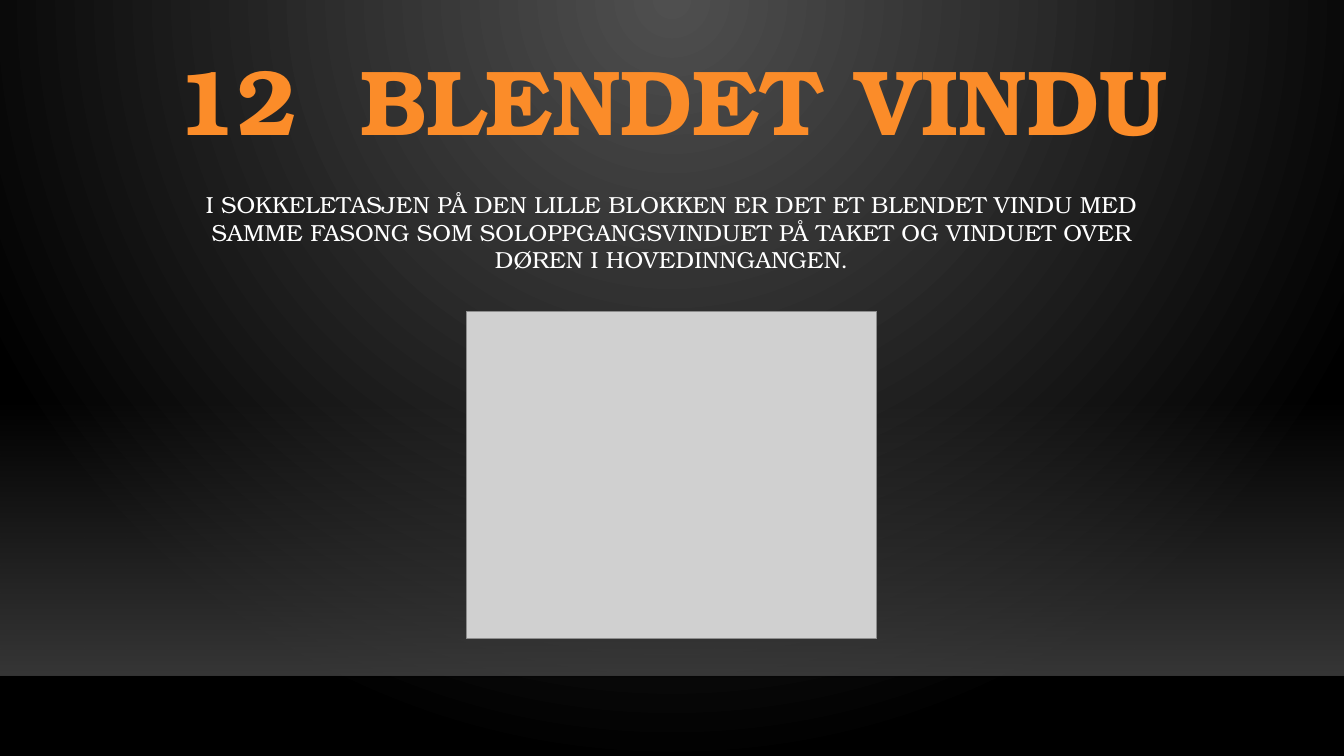
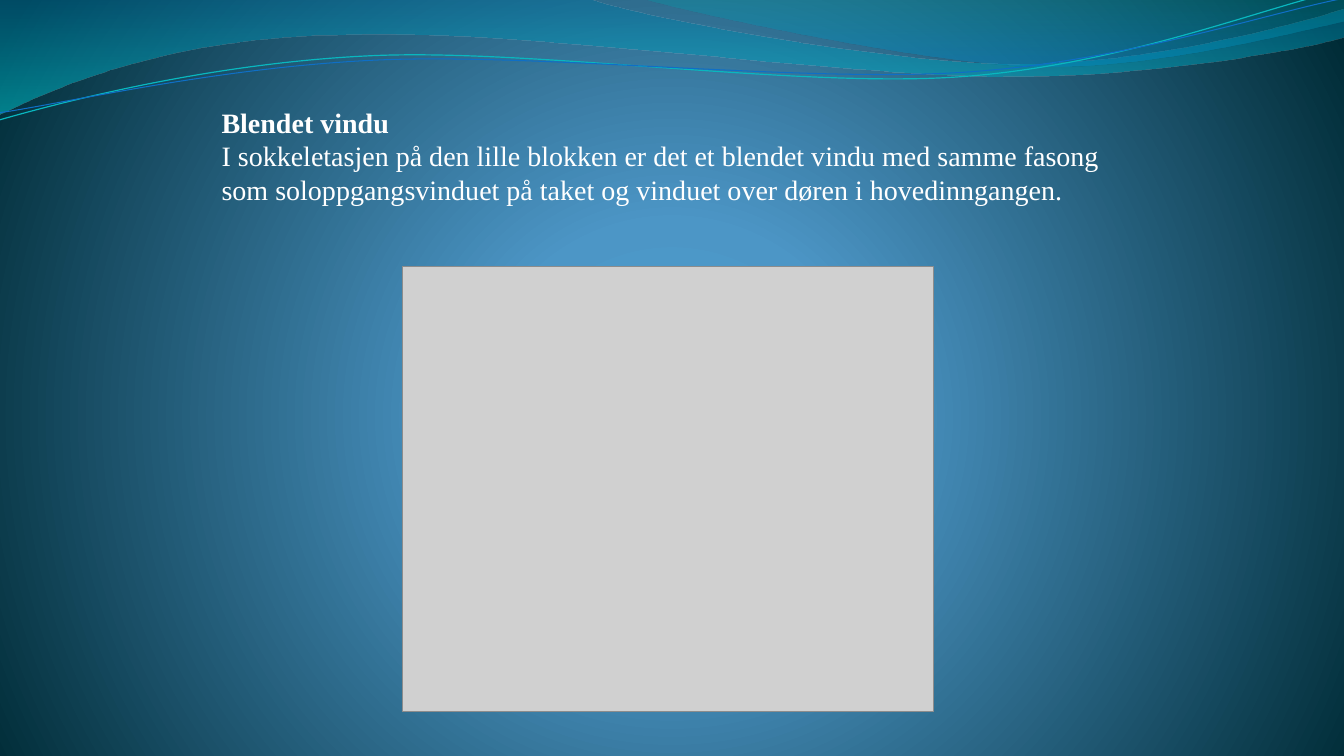
Before and after one commit to skaretk/lightcontrols, a slide deck: slide 13 of light_controller/light_control.pptm (slide 12 before the commit). Drawn at 1344x756 pixels with LibreOffice and Linux fonts; fonts in the diff are those of the drawing; grey boxes stand for pictures; background and template pictures are left out. Boxes give left, top, right and bottom in pixels: in the first picture for what was removed or moved away, otherwise in the second. Text is boxed around its words. In the diff, an @@ line names an element or a change of style, - is before the commit and + after.

```diff
--- a/light_controller/light_control.pptm
+++ b/light_controller/light_control.pptm
@@ background gradient #505050 to #000000 to gradient #4AA0D6 to #4C98C7 to #002C38 @@
@@ freeform shape added at (0, 0, 1344, 114), fill gradient #0074A1 to #00C6CF @@
@@ freeform shape added at (0, 0, 1344, 125), outline #0AB8BF 0.85 pt @@
@@ freeform shape added at (0, 0, 1344, 120), outline #0F6FC6 0.75 pt @@
@@ freeform shape added at (644, 0, 1344, 70), fill gradient #00A1A9 to #008BBF @@
@@ title removed at (175, 71, 1167, 136) @@
-12 BLENDET VINDU
@@ text at (222, 113, 1099, 205): text changed; size 16.6 to 20 pt; font TeX Gyre Bonum to Times New Roman @@
-I SOKKELETASJEN PÅ DEN LILLE BLOKKEN ER DET ET BLENDET VINDU MED SAMME FASONG SOM SOLOPPGANGSVINDUET PÅ TAKET OG VINDUET OVER DØREN I HOVEDINNGANGEN.
+Blendet vindu
+I sokkeletasjen på den lille blokken er det et blendet vindu med samme fasong som soloppgangsvinduet på taket og vinduet over døren i hovedinngangen.
@@ picture: place and size @@
-picture at (467, 312, 877, 639)
+picture at (402, 267, 935, 712)
@@ rectangle removed at (0, 399, 1344, 676) @@
@@ line removed from (0, 677) to (1344, 677) @@
```
Also in this commit, not shown: 13 other slides changed, 1 slide added, 2 slides removed, 3 other files.
